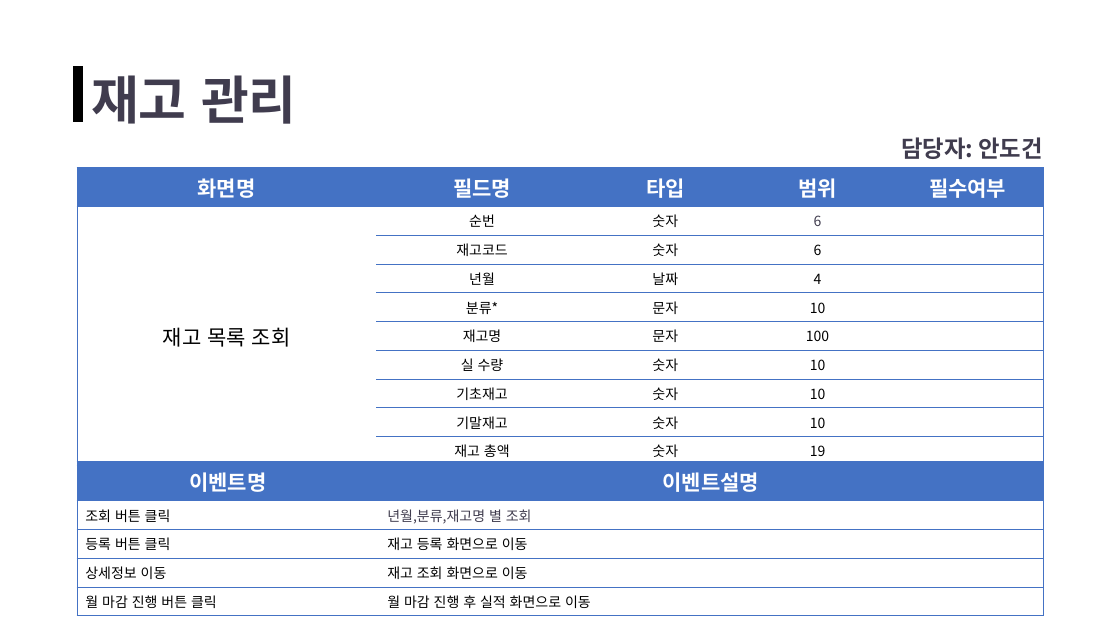
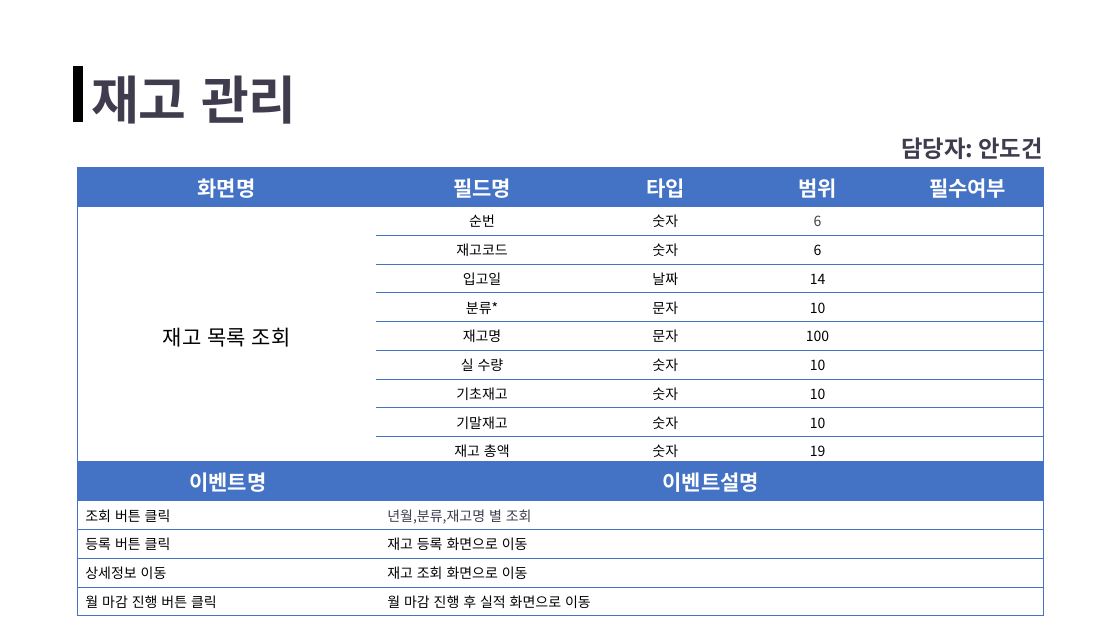
Before and after one commit to ppodong-bro/Team_OB, a slide deck: slide 5 of 분석자료/화면설계서(초안)_재고 관리.pptx. Drawn at 1120x630 pixels with LibreOffice and Linux fonts; fonts in the diff are those of the drawing. Boxes give left, top, right and bottom in pixels: in the first picture for what was removed or moved away, otherwise in the second. Text is boxed around its words. In the diff, an @@ line names an element or a change of style, - is before the commit and + after.

```diff
--- a/분석자료/화면설계서(초안)_재고 관리.pptx
+++ b/분석자료/화면설계서(초안)_재고 관리.pptx
@@ table at [77, 168, 1043, 461] @@
-row 4, column 2: 년월
+row 4, column 2: 입고일
-row 4, column 4: 4
+row 4, column 4: 14
```
Also in this commit, not shown: 5 other slides changed, 1 slide added, 1 slide removed.
